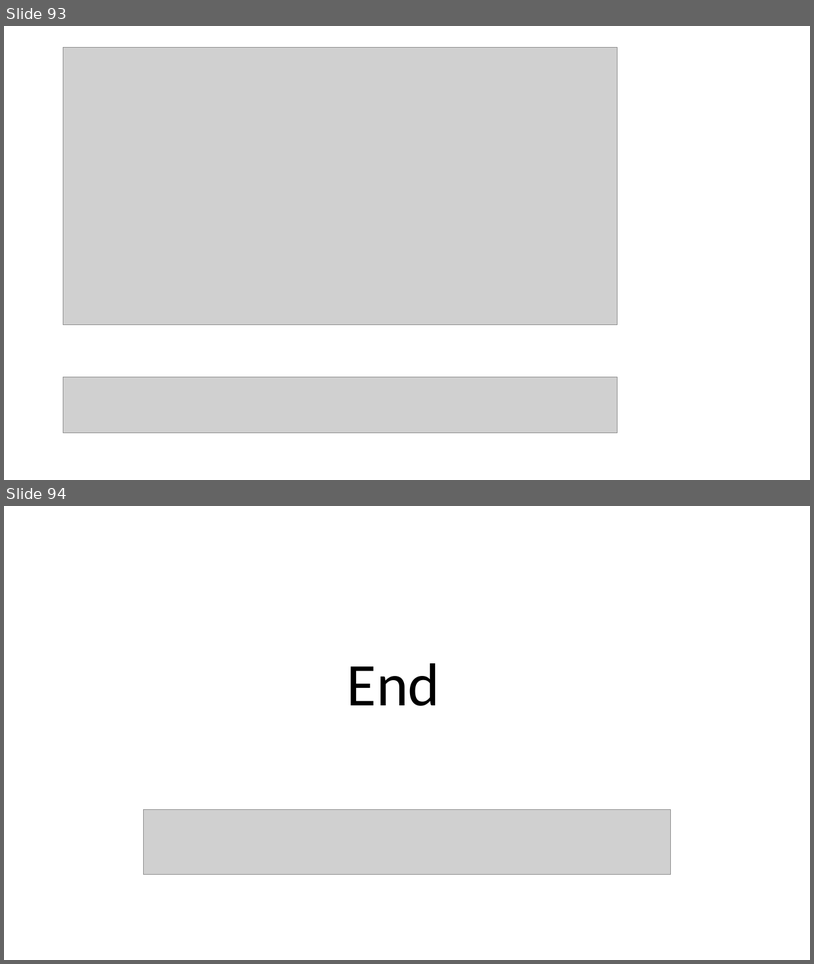
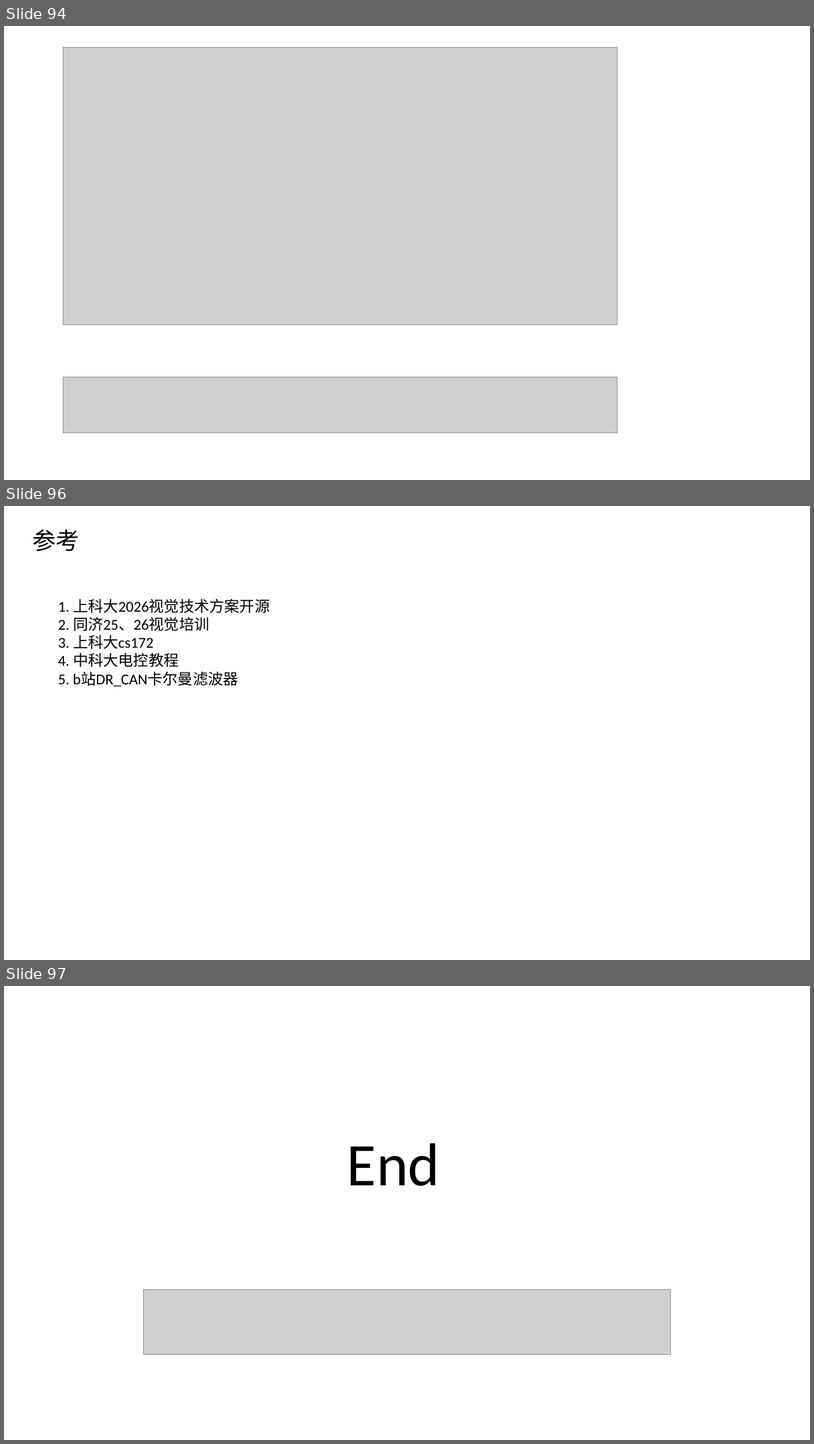
Before and after one commit to senvenstar/rm_cv_tutorial_2026, a slide deck: vision_tutorial.pptx. Shown one above the other, each under a label of ours: slides 93 and 94 before the commit, slides 94, 96 and 97 after it; the slides between them are not shown. The pictures are 814x964 and 814x1444 pixels, drawn with LibreOffice and Linux fonts; fonts in the diff are those of the drawing; grey boxes stand for pictures. Boxes give left, top, right and bottom in pixels: in the first picture for what was removed or moved away, otherwise in the second. Text is boxed around its words. In the diff, an @@ line names an element or a change of style, - is before the commit and + after.

```diff
--- a/vision_tutorial.pptx
+++ b/vision_tutorial.pptx
@@ slide 96 added at [4, 506, 810, 960], background #FFFFFF @@
@@ text added at [32, 529, 79, 551], 28 pt, text #000000 @@
+参考
@@ text added at [58, 598, 270, 687], 18 pt, text #000000 @@
+1. 上科大2026视觉技术方案开源
+2. 同济25、26视觉培训
+3. 上科大cs172
+4. 中科大电控教程
+5. b站DR_CAN卡尔曼滤波器
@@ what was slide 93 is now slide 94 @@
@@ what was slide 94 is now slide 97 @@
```
Also in this commit, not shown: 2 slides changed, 2 other slides added, 15 other files.
